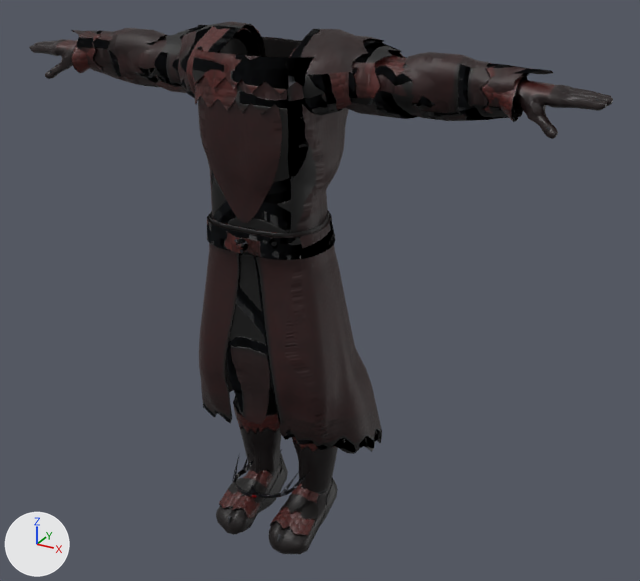
A saved change to the glTF model client/public/q/gear/mage_dragon.glb.
Before and after are seen from a 50 mm lens placed at (1.3, -2.05, 1.87), pointed at (0.09, 0.14, 0.77). Lighting does not change. The marker at lower left points along +X, +Y and +Z. The picture after the commit comes second. Vertices at exactly the same position are counted once.

Objects in the first picture: 'feet', 'gloves', 'robe' and 1 more.
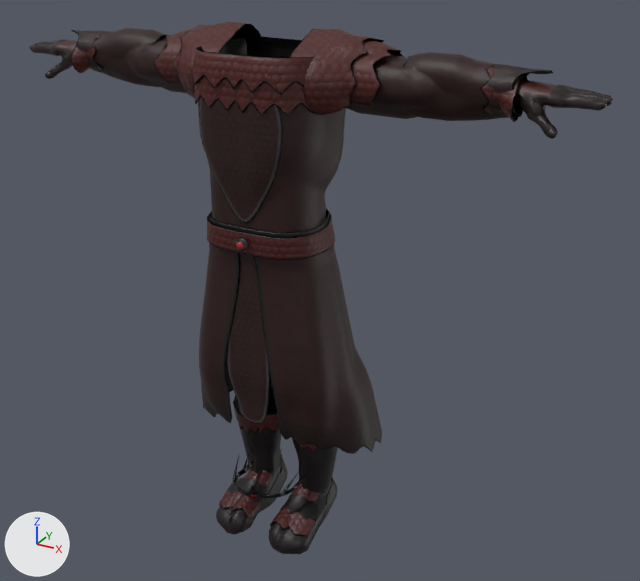
The edits, one by one:
me_robe has 6012 vertices, 11980 faces and spans x -0.76..0.75, y -0.16..0.32, z 0.23..1.56.
me_robe is used by ob_robe; location (0.0, 0.0, 0.0).
me_robe part 1: 97 vertices moved from x -0.21..0.21, y -0.15..0.2, z 0.97..1.51 to x -0.21..0.21, y -0.15..0.19, z 0.97..1.51; 996 vertices removed from x -0.21..0.21, y -0.15..0.21, z 0.97..1.51; 996 vertices added at x -0.21..0.21, y -0.15..0.19, z 0.97..1.52.
me_robe part 2: 4560 kept faces spanning x -0.76..0.75, y -0.16..0.32, z 0.23..1.56 get new texture (UV) coordinates.

Boxes (x1, y1, x2, y2) around the edits, measured in the pictures (640 x 581 px; the box of a moved part takes in the faces that stretch with it):
part 1 of me_robe, moved or reshaped
    before: (193, 37, 349, 233)
    after: (196, 36, 346, 233)
part 2 of me_robe, surface changed
    both: (73, 21, 545, 451)
